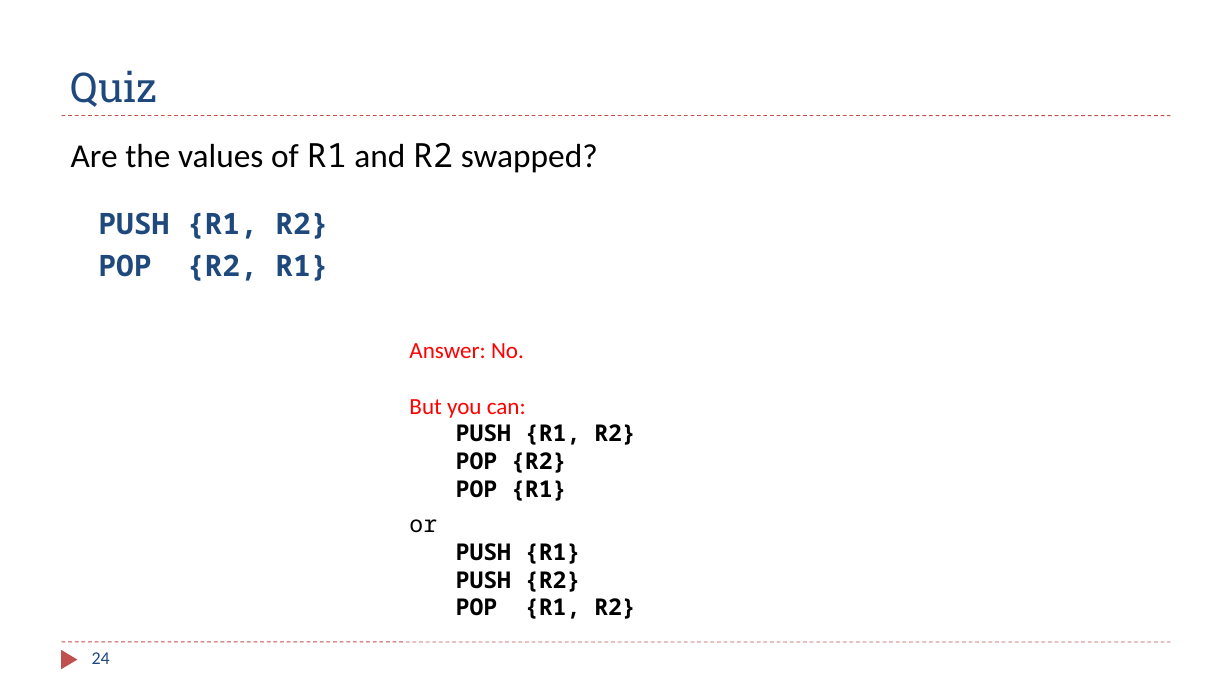
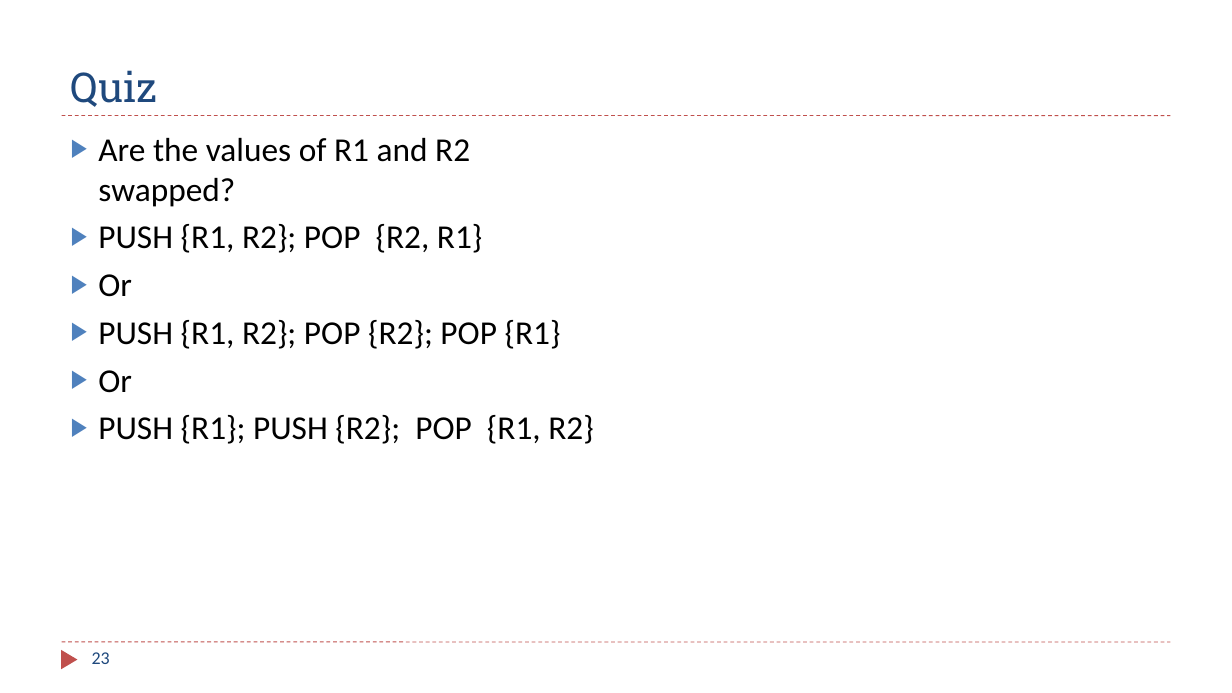
Before and after one commit to guhofstra/CSC111Fa25, a slide deck: slide 23 of PPTs/Ch8_ARM_Subroutines_2_Stack_Perserve_Environment.pptx (slide 24 before the commit). Drawn at 1232x693 pixels with LibreOffice and Linux fonts; fonts in the diff are those of the drawing. Boxes give left, top, right and bottom in pixels: in the first picture for what was removed or moved away, otherwise in the second. Text is boxed around its words. In the diff, an @@ line names an element or a change of style, - is before the commit and + after.

```diff
--- a/PPTs/Ch8_ARM_Subroutines_2_Stack_Perserve_Environment.pptx
+++ b/PPTs/Ch8_ARM_Subroutines_2_Stack_Perserve_Environment.pptx
@@ text at [98,138,470,207]: font Noto Sans Mono to Calibri in "R1 R2"; bullet none to ▶ @@
@@ text at [98,224,594,444]: text changed; size 23 to 26 pt; font Noto Sans Mono to Calibri; text colour #1F497D to #000000; bold off @@
-  PUSH {R1, R2}
-  POP {R2, R1}
+▶ PUSH {R1, R2}; POP {R2, R1}
+▶ Or
+▶ PUSH {R1, R2}; POP {R2}; POP {R1}
+▶ Or
+▶ PUSH {R1}; PUSH {R2}; POP {R1, R2}
@@ text removed at [409,343,636,619] @@
-Answer: No.
-But you can:
-  PUSH {R1, R2}
-  POP {R2}
-  POP {R1}
-or
-  PUSH {R1}
-  PUSH {R2}
-  POP {R1, R2}
@@ page number at [92,652,110,664]: text changed @@
-24
+23
```
Also in this commit, not shown: 20 other slides changed, 9 slides added, 13 slides removed, 45 other files.
